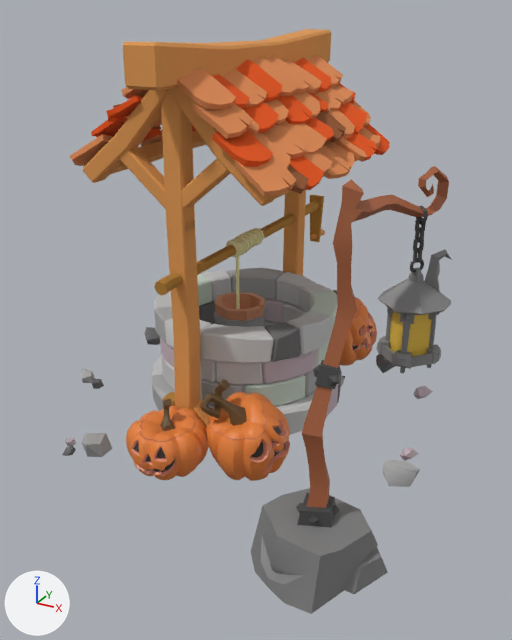
Two versions of the glTF model public/models/well.glb, one commit apart.
Rendered twice from a 50 mm lens placed at (6.79, -11.67, 7.52), pointed at (0.84, -0.85, 2.11). The axes (+X, +Y, +Z) are drawn at lower left. The lights are the same throughout. The older version comes first. Objects named as collision shapes, trigger or cutter boxes, shadow casters or lower levels of detail are left out. Where no turn or scale is listed for an object, it has been applied to the vertices.

In view in the first picture: 'Bucket', 'LanternSupportWeel', 'LanternWeel', 'Weel'.
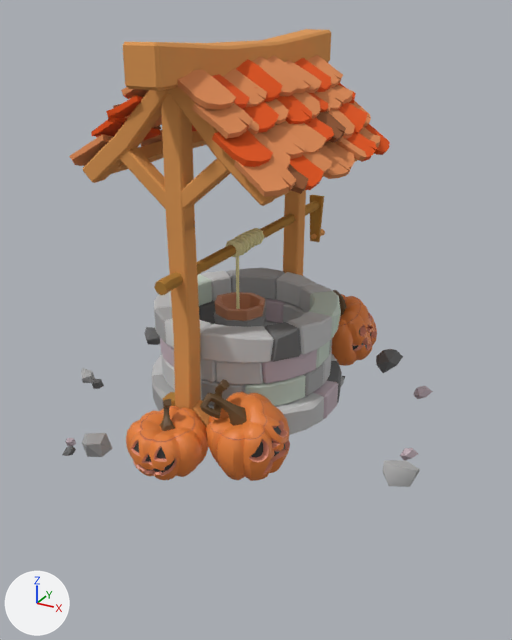
Location of each change, (x1, y1, x2, y2) in pixels of the pictures (512 x 640 px):
'LanternWeel', deleted
    before: (250, 166, 449, 614)
    faces in mat_material (grey #7e7e7e): (250, 488, 388, 614)
    faces in mat_material_007 (brown #a8613e): (302, 166, 449, 508)
    faces in mat_material_008 (dark grey #454545): (296, 360, 340, 527)
'LanternSupportWeel', deleted
    before: (376, 206, 452, 373)
    faces in mat_material_013 (grey #818181): (376, 249, 452, 373)
    faces in mat_material_015 (yellow #e7bf46): (389, 311, 432, 356)
    faces in mat_material_008 (dark grey #454545): (410, 206, 428, 273)

What changed in the scene script:
```text
Remove ob_lanternweel:
    ob_lanternweel = bpy.data.objects.new('LanternWeel', me_tripo_mesh_3191ae8a)
    ob_lanternweel.location = (3.91, -3.47, 0.0)
Remove ob_lanternsupportweel:
    ob_lanternsupportweel = bpy.data.objects.new('LanternSupportWeel', me_tripo_mesh_3191ae8a_002)
    ob_lanternsupportweel.location = (4.32, -2.69, 5.04)
```
